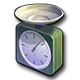
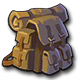
Revision of a layered 80×80 image; what changed, layer by layer:
added layer "41" above "1000" over [1, 3, 74, 76]
hid "1000" (1st of 2) over [14, 3, 65, 77]
